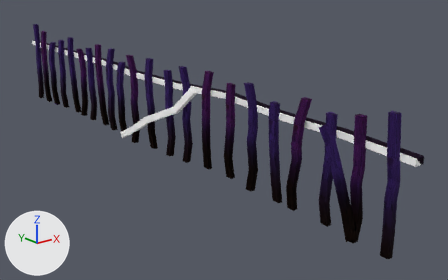
The glTF model assets/models/fencelong.gltf: old version first, new version second.
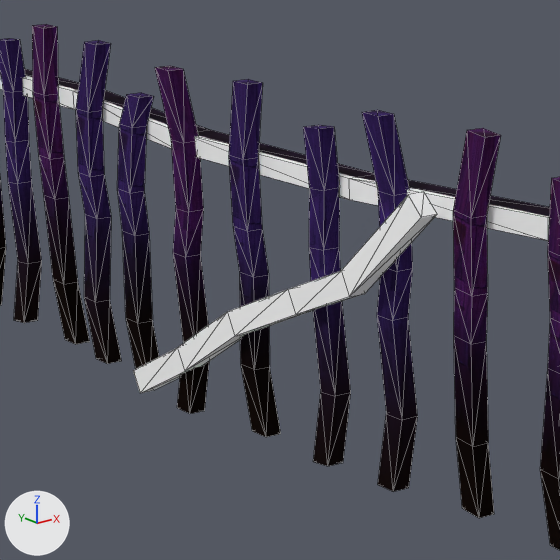
Each version is shown whole from a 50 mm lens placed at (-11.2, -18.5, 6.83), pointed at (1.65, -2.45, 0.41), then close up on the part from 19% to 51% of the width and 14% to 64% of the height. Lighting does not change. The marker at lower left points along +X, +Y and +Z. The last two pictures show the newer version. The close-ups show mesh edges as thin lines. Where no turn or scale is listed for an object, it has been applied to the vertices.
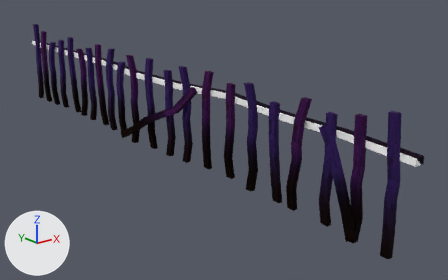
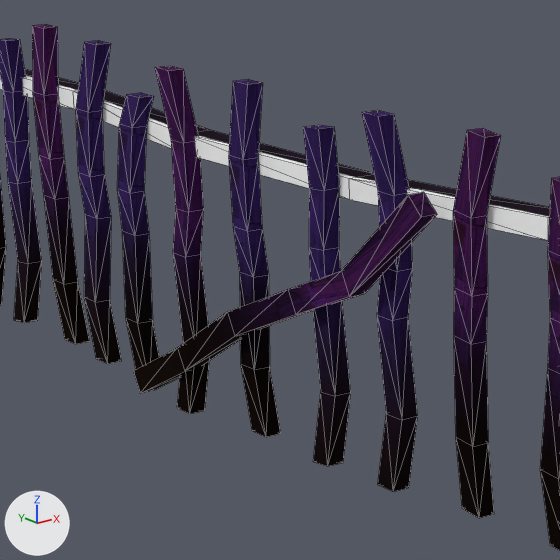
Changed parts and their boxes [x1, y1, x2, y2] in the close-ups (560 x 560 px):
'pCube35', recoloured (darker): [133, 192, 437, 393] in both

The change, as a list of edits to the scene's bpy script:
```text
Add img_fenceredreverse_png:
    img_fenceredreverse_png = load_image('fenceredreverse.png', '../textures/fenceredreverse.png', 1024, 512, 'sRGB')
Add mat_fenceredreverse:
    mat_fenceredreverse = principled_material('fenceredreverse')
    mat_fenceredreverse.texture = img_fenceredreverse_png
    mat_fenceredreverse.metallic = 1.0
    mat_fenceredreverse.roughness = 1.0
Change me_pcube35:
    where me_pcube35.from_pydata(...)  # 24 vertices, 44 faces; spans x -0.44..-0.09, y 0.28..4.81, z -1.61..1.04
    remove me_pcube35.materials.append(mat_fenceredinvert)  # white #ffffff
    add me_pcube35.materials.append(mat_fenceredreverse)  # picture img_fenceredreverse_png
```
